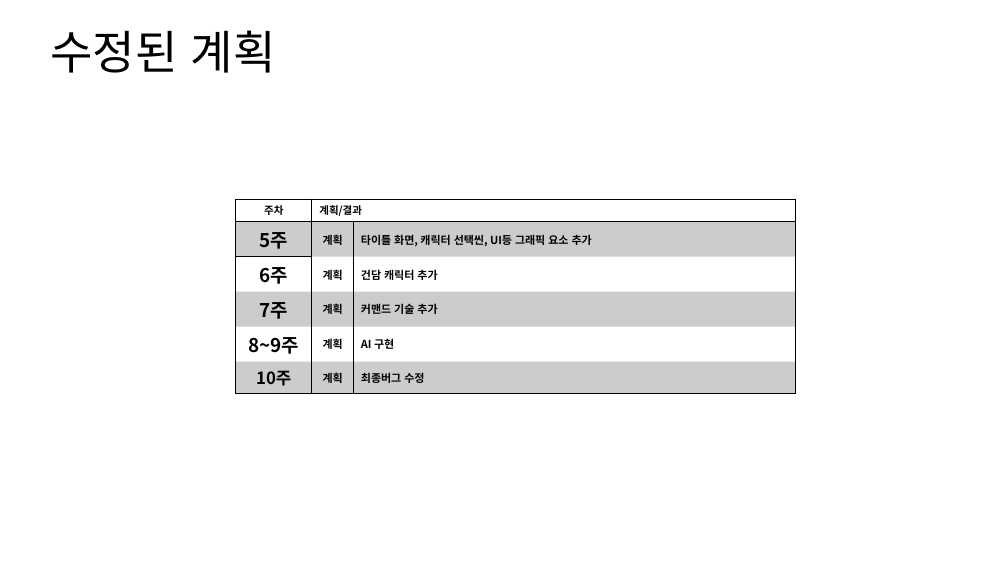
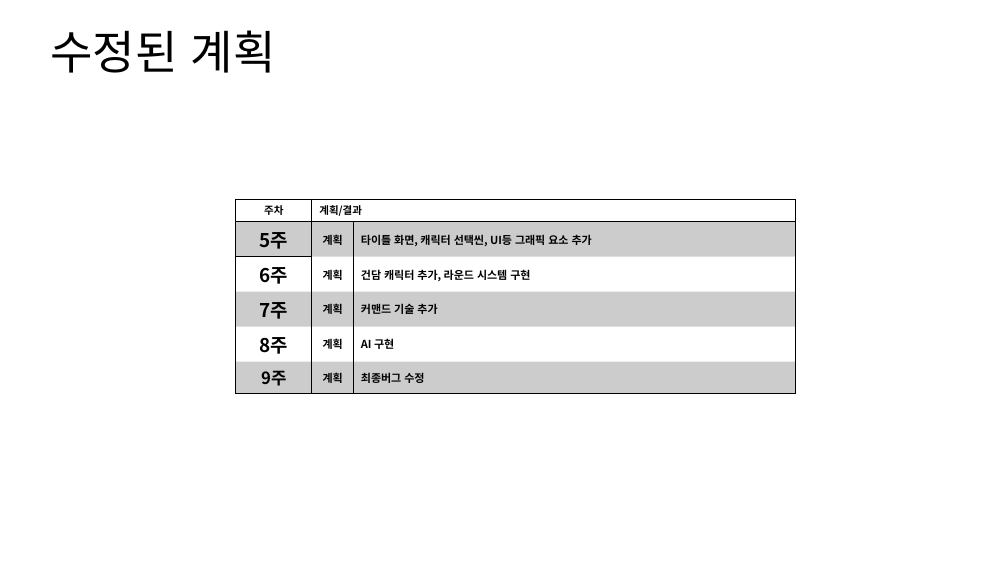
Before and after one commit to FakeZero00/2DGP-Project, a slide deck: slide 3 of 2022182034 임성진 REAL_VS_SUPER_1차 보고서(2차 발표).pptx. Drawn at 1008x567 pixels with LibreOffice and Linux fonts; fonts in the diff are those of the drawing. Boxes give left, top, right and bottom in pixels: in the first picture for what was removed or moved away, otherwise in the second. Text is boxed around its words. In the diff, an @@ line names an element or a change of style, - is before the commit and + after.

Commit message:
발표자료 수정

```diff
--- a/2022182034 임성진 REAL_VS_SUPER_1차 보고서(2차 발표).pptx
+++ b/2022182034 임성진 REAL_VS_SUPER_1차 보고서(2차 발표).pptx
@@ table at (236,199,796,390) @@
-row 3, column 3: 건담 캐릭터 추가
+row 3, column 3: 건담 캐릭터 추가, 라운드 시스템 구현
-row 5, column 1: 8~9주
+row 5, column 1: 8주
-row 6, column 1: 10주
+row 6, column 1: 9주
```
Also in this commit, not shown: 1 slide added, 1 other file.
